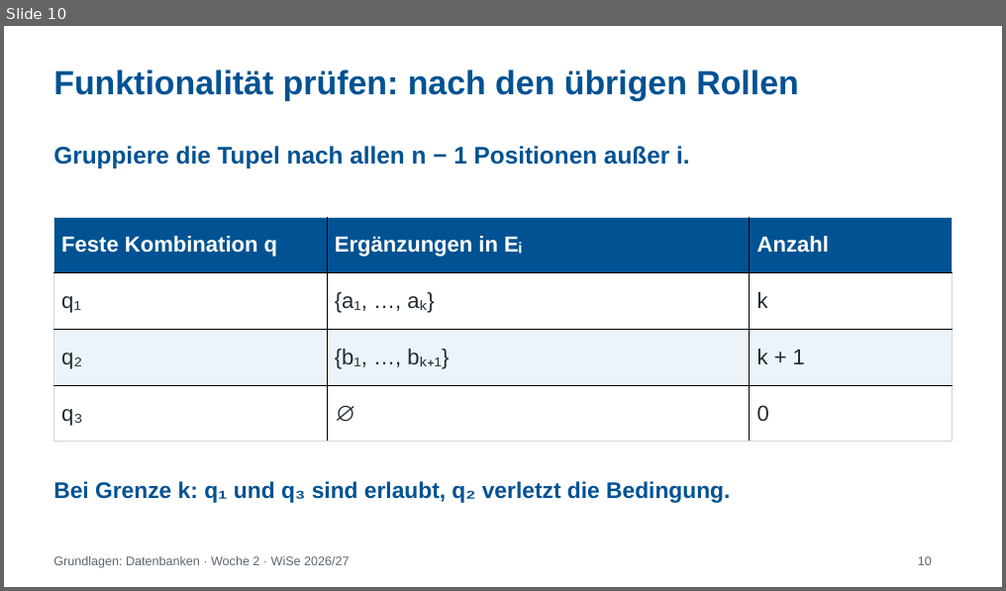
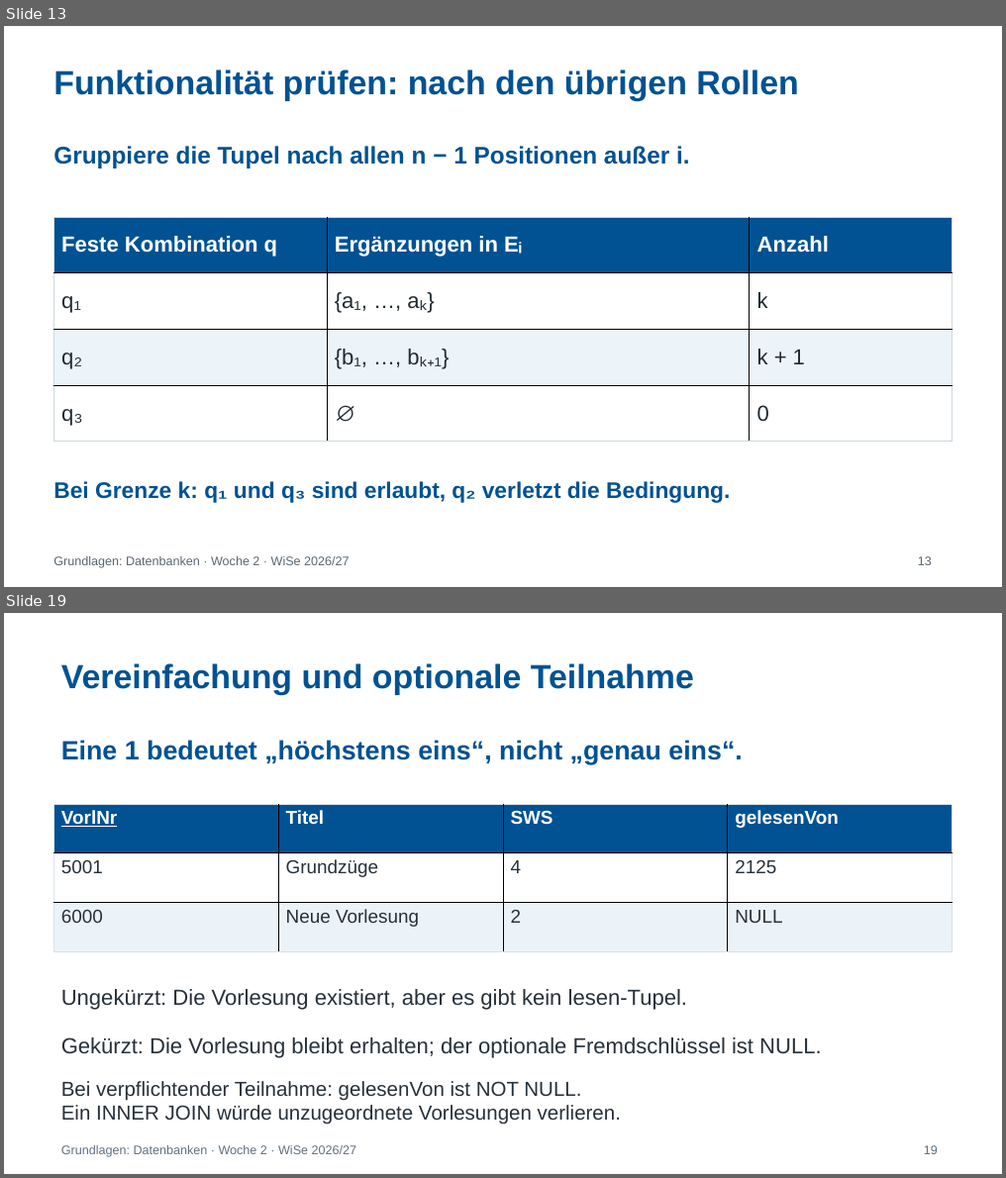
Before and after one commit to IlyaKats2005/GDB_2026-2027_Tutorium, a slide deck: folien/Woche_2_ER_Modell_Kardinalitaeten.pptx. Shown one above the other, each under a label of ours: slide 10 before the commit, slides 13 and 19 after it; the slides between them are not shown. The pictures are 1006x591 and 1006x1178 pixels, drawn with LibreOffice and Linux fonts; fonts in the diff are those of the drawing. Boxes give left, top, right and bottom in pixels: in the first picture for what was removed or moved away, otherwise in the second. Text is boxed around its words. In the diff, an @@ line names an element or a change of style, - is before the commit and + after.

```diff
--- a/folien/Woche_2_ER_Modell_Kardinalitaeten.pptx
+++ b/folien/Woche_2_ER_Modell_Kardinalitaeten.pptx
@@ slide 19 added at [4,613,1002,1174], background #FFFFFF @@
@@ text added at [61,663,694,695], 32.2 pt, text #005293, bold @@
+Vereinfachung und optionale Teilnahme
@@ text added at [61,740,742,764], 25.5 pt, text #005293, bold @@
+Eine 1 bedeutet „höchstens eins“, nicht „genau eins“.
@@ table added at [54,804,952,953], 3 rows, 4 columns @@
+VorlNr | Titel | SWS | gelesenVon
+5001 | Grundzüge | 4 | 2125
+6000 | Neue Vorlesung | 2 | NULL
@@ text added at [61,989,687,1010], 21 pt, text #26313B @@
+Ungekürzt: Die Vorlesung existiert, aber es gibt kein lesen-Tupel.
@@ text added at [61,1038,821,1059], 21 pt, text #26313B @@
+Gekürzt: Die Vorlesung bleibt erhalten; der optionale Fremdschlüssel ist NULL.
@@ text added at [61,1081,621,1125], 19.5 pt, text #26313B @@
+Bei verpflichtender Teilnahme: gelesenVon ist NOT NULL.
+Ein INNER JOIN würde unzugeordnete Vorlesungen verlieren.
@@ text added at [61,1146,356,1157], 12 pt, text #607080 @@
+Grundlagen: Datenbanken · Woche 2 · WiSe 2026/27
@@ text added at [924,1146,938,1155], 12 pt, text #607080 @@
+19
@@ what was slide 10 is now slide 13 @@
@@ slide 13 changed as well @@
@@ text at [918,557,932,566]: text changed @@
-10
+13
```
Also in this commit, not shown: 14 other slides changed, 12 other slides added.
